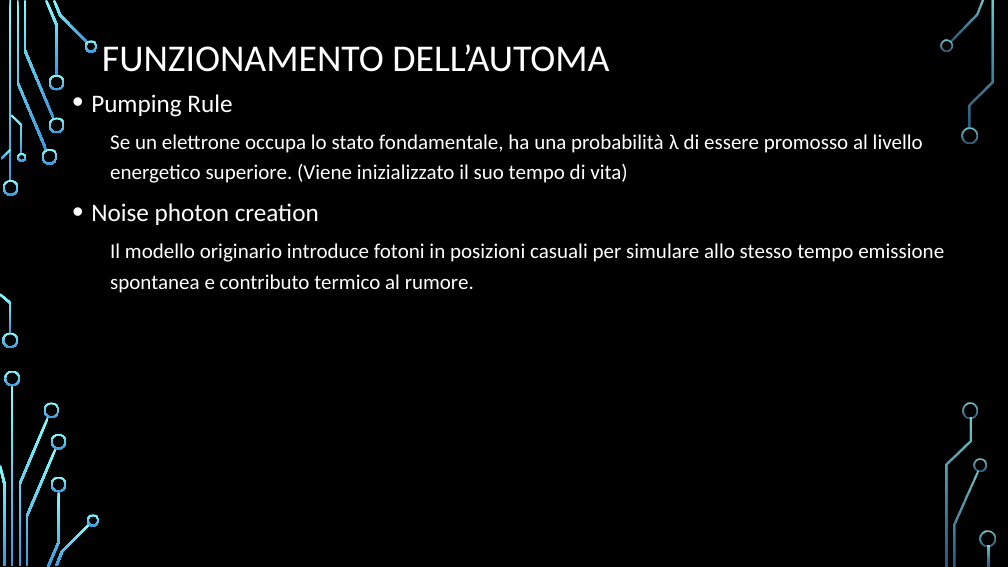
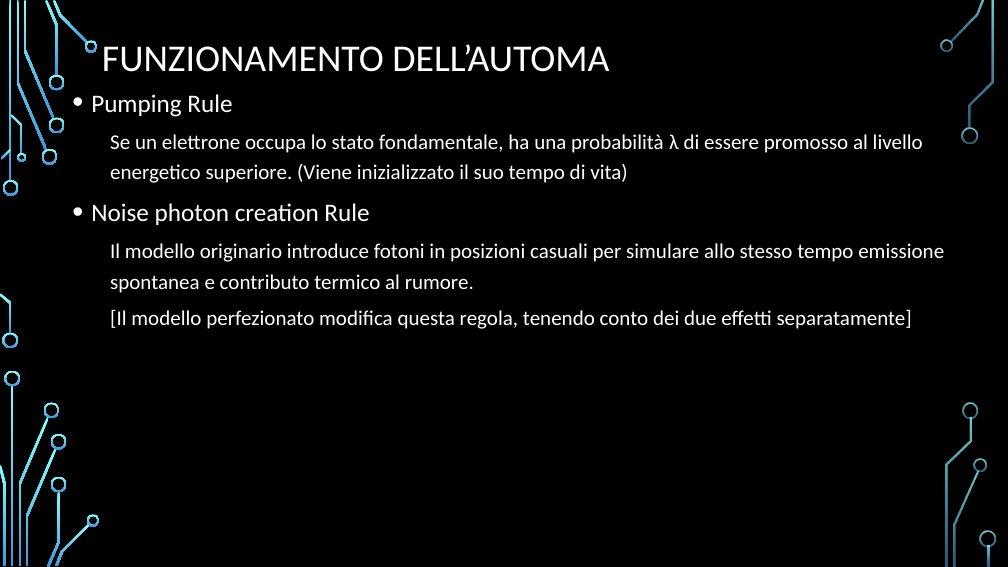
Before and after one commit to Frank01001/LASER-Dynamics-Simulation, a slide deck: slide 6 of Presentation/PresentazioneDispositivi.pptx. Drawn at 1008x567 pixels with LibreOffice and Linux fonts; fonts in the diff are those of the drawing; background and template pictures are left out. Boxes give left, top, right and bottom in pixels: in the first picture for what was removed or moved away, otherwise in the second. Text is boxed around its words. In the diff, an @@ line names an element or a change of style, - is before the commit and + after.

```diff
--- a/Presentation/PresentazioneDispositivi.pptx
+++ b/Presentation/PresentazioneDispositivi.pptx
@@ text at [91, 203, 369, 225]: text changed @@
-• Noise photon creation
+• Noise photon creation Rule
@@ text at [110, 309, 912, 329]: paragraph added @@
+  [Il modello perfezionato modifica questa regola, tenendo conto dei due effetti separatamente]
```
Also in this commit, not shown: 10 other slides changed, 3 other files.
